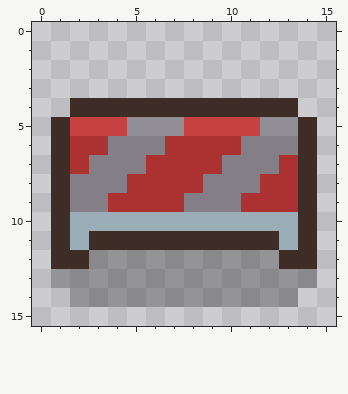
Two versions of one pixel-art file, Assets/Art/Entities/Crate.aseprite. The picture above was drawn from the file before the commit.
16x16 pixels, 1 frame.
The result:
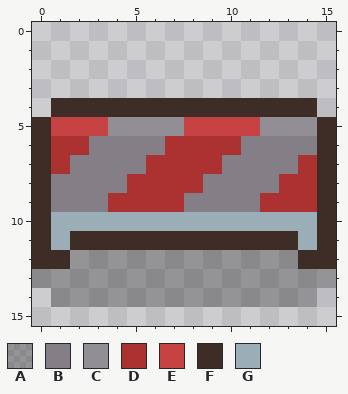
Palette (. is transparent): A #00000047  B #847e87  C #928e95  D #ac3232  E #c74343  F #3e2d26  G #9badb7
What changed:
Layer "Body":
y 4: x 1 . -> F; x 14 . -> F
y 5: x 0..1 .F -> FE; x 4 E -> C; x 14..15 F. -> CF
y 6: x 0..1 .F -> FD; x 3 D -> B; x 14..15 F. -> BF
y 7: x 0..2 .FD -> FDB; x 13..15 DF. -> BDF
y 8: x 0..1 .F -> FB; x 12 D -> B; x 14..15 F. -> DF
y 9: x 0..1 .F -> FB; x 11 D -> B; x 14..15 F. -> DF
y 10: x 0..1 .F -> FG; x 14..15 F. -> GF
y 11: x 0..2 .FG -> FGF; x 13..15 GF. -> FGF
y 12: x 0 . -> F; x 2 F -> A; x 13 F -> A; x 15 . -> F
y 13: x 0 . -> A; x 15 . -> A
y 14: x 1 . -> A; x 14 . -> A
Boxes around the changes in both pictures, in picture pixels (x1, y1, x2, y2):
changed: (32, 98, 127, 307)
changed: (241, 98, 336, 307)
